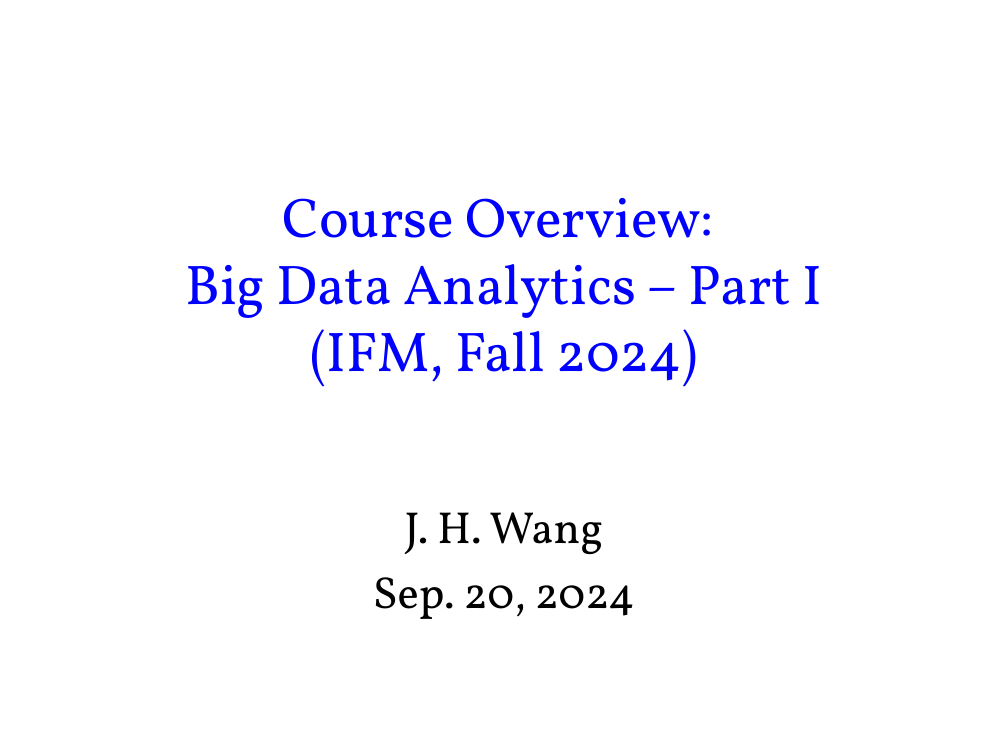
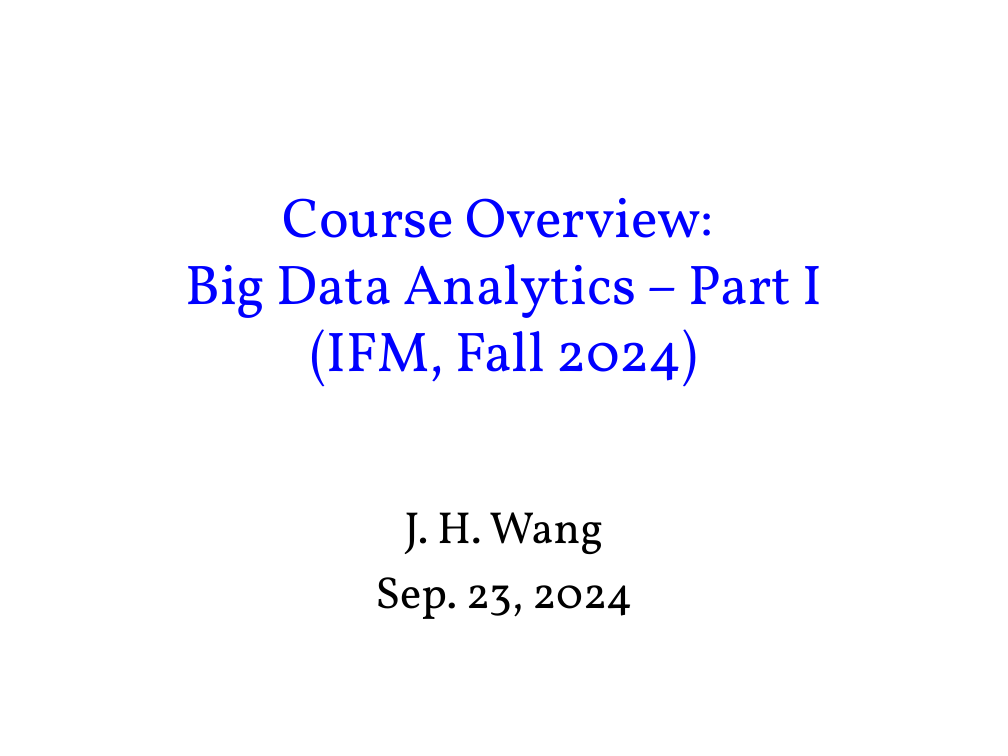
Before and after one commit to chriswjh/chriswjh.github.io, a slide deck: slide 1 of BDA_IFM/00-overview.ppt. Drawn at 1008x756 pixels with LibreOffice and Linux fonts; fonts in the diff are those of the drawing. Boxes give left, top, right and bottom in pixels: in the first picture for what was removed or moved away, otherwise in the second. Text is boxed around its words. In the diff, an @@ line names an element or a change of style, - is before the commit and + after.

```diff
--- a/BDA_IFM/00-overview.ppt
+++ b/BDA_IFM/00-overview.ppt
@@ subtitle at bbox=[375, 577, 632, 619]: text changed @@
-Sep. 20, 2024
+Sep. 23, 2024
```
Also in this commit, not shown: 1 other slide changed, 1 other file.
